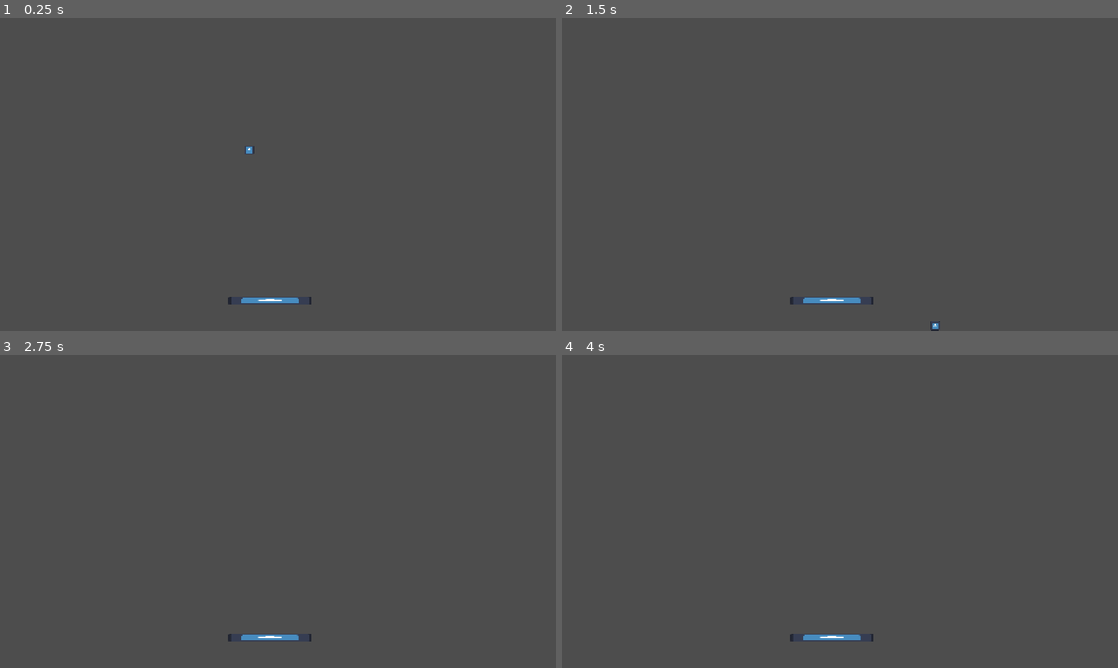
Above: before the commit, frames 1-4 (two rows, left to right).
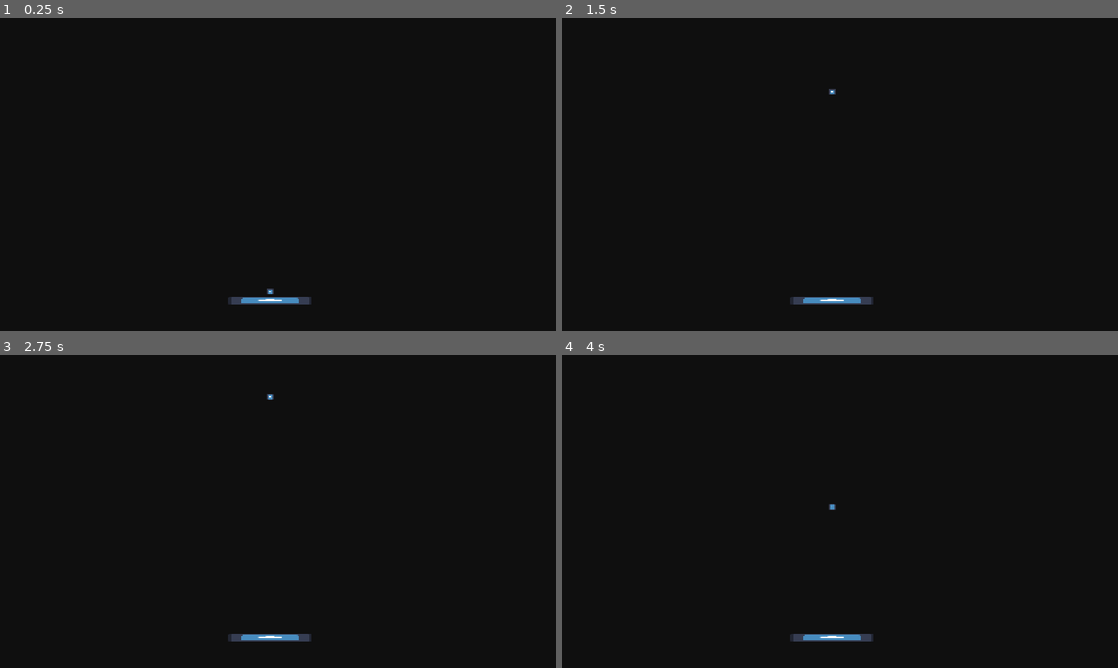
Above: after the commit, the same moments.

Repository: Saphrant/20-games_02-BrickBreaker
Game: Godot game, scene res://Scenes/main.tscn
Two runs of this game, one before a commit and one after it. Both use one fixed random seed, a clock stepped at 60 frames per second and the inputs below. The engine's default icon, where the game draws it, is replaced by a stand-in: a white triangle on a blue panel in a dark square.
Inputs:
- Up to frame 1 (0.25 s): no input
- Up to frame 2 (1.5 s): tap Enter (ui_accept) at 0.5, 0.6, 0.77, 1.07, 1.35 s; hold Right (ui_right) from 0.53 s (still down)
- Up to frame 3 (2.75 s): tap Enter (ui_accept) at 1.52, 1.82, 2.1 s; release Right (ui_right) at 2.03 s; hold Left (ui_left) from 2.03 s (still down)
- Up to frame 4 (4 s): release Left (ui_left) at 2.78 s; hold Right (ui_right) from 2.78 s (still down); tap Enter (ui_accept) at 2.85, 3.02, 3.32, 3.6, 3.77 s

The runs differ from the first frame. In frame 1, 100% of the frame differs, in the area x 0-100%, y 0-100%; in frame 2, 100%; in frame 3, 100%; in frame 4, 100%.

Commit message:
Ball physics

Diff:
--- a/20-games-brick-breaker/Scenes/ball.tscn
+++ b/20-games-brick-breaker/Scenes/ball.tscn
@@ -4,14 +4,15 @@
 [ext_resource type="Script" uid="uid://f0r7lmfentir" path="res://Scripts/ball.gd" id="1_ij5cq"]
 
 [sub_resource type="CircleShape2D" id="CircleShape2D_25osk"]
-radius = 13.038404
 
 [node name="Ball" type="CharacterBody2D" groups=["ball"]]
 collision_layer = 2
+collision_mask = 5
+motion_mode = 1
 script = ExtResource("1_ij5cq")
 
 [node name="Sprite2D" type="Sprite2D" parent="."]
-scale = Vector2(0.171875, 0.17187499)
+scale = Vector2(0.109375, 0.109374985)
 texture = ExtResource("1_d60mj")
 
 [node name="CollisionShape2D" type="CollisionShape2D" parent="."]
--- a/20-games-brick-breaker/Scenes/main.tscn
+++ b/20-games-brick-breaker/Scenes/main.tscn
@@ -1,7 +1,8 @@
-[gd_scene load_steps=9 format=3 uid="uid://r3qaq0xw4lkb"]
+[gd_scene load_steps=10 format=3 uid="uid://r3qaq0xw4lkb"]
 
 [ext_resource type="PackedScene" uid="uid://dt0s2iik56qnd" path="res://Scenes/background_root.tscn" id="1_jjgbg"]
 [ext_resource type="Script" uid="uid://4y76j4idrhxi" path="res://Scripts/death_floor.gd" id="1_jjvhh"]
+[ext_resource type="Script" uid="uid://cgqgy7uqhnb8d" path="res://Scripts/main.gd" id="1_kry3j"]
 [ext_resource type="PackedScene" uid="uid://dxfqkrcg13hqu" path="res://Scenes/player.tscn" id="2_bo1nx"]
 [ext_resource type="PackedScene" uid="uid://cmlffrvt6u5ri" path="res://Scenes/ball.tscn" id="4_jjvhh"]
 
@@ -19,26 +20,36 @@
 size = Vector2(1252, 59)
 
 [node name="Main" type="Node2D"]
+script = ExtResource("1_kry3j")
+ball_scene = ExtResource("4_jjvhh")
 
 [node name="Walls" type="Node" parent="."]
 
 [node name="Ceiling" type="StaticBody2D" parent="Walls"]
+collision_layer = 4
+collision_mask = 3
 
 [node name="CollisionShape2D" type="CollisionShape2D" parent="Walls/Ceiling"]
 position = Vector2(966, 0)
 shape = SubResource("WorldBoundaryShape2D_8gbba")
 
 [node name="LeftWall" type="StaticBody2D" parent="Walls"]
+collision_layer = 4
+collision_mask = 3
+constant_linear_velocity = Vector2(1, 0)
 
 [node name="CollisionShape2D" type="CollisionShape2D" parent="Walls/LeftWall"]
 shape = SubResource("WorldBoundaryShape2D_jjvhh")
 
 [node name="RightWall" type="StaticBody2D" parent="Walls"]
+collision_layer = 4
+collision_mask = 3
 
 [node name="CollisionShape2D" type="CollisionShape2D" parent="Walls/RightWall"]
 shape = SubResource("WorldBoundaryShape2D_kry3j")
 
 [node name="floor" type="Area2D" parent="Walls"]
+collision_layer = 4
 collision_mask = 2
 script = ExtResource("1_jjvhh")
 
@@ -48,7 +59,6 @@
 
 [node name="BGLayer" type="CanvasLayer" parent="."]
 layer = -2
-visible = false
 follow_viewport_enabled = true
 
 [node name="BackgroundRoot" parent="BGLayer" instance=ExtResource("1_jjgbg")]
@@ -56,7 +66,6 @@
 [node name="Player" parent="." instance=ExtResource("2_bo1nx")]
 position = Vector2(622, 650)
 
-[node name="Ball" parent="." instance=ExtResource("4_jjvhh")]
-position = Vector2(574, 275)
+[node name="Balls" type="Node" parent="."]
 
 [connection signal="body_entered" from="Walls/floor" to="Walls/floor" method="_on_body_entered"]
--- a/20-games-brick-breaker/Scenes/player.tscn
+++ b/20-games-brick-breaker/Scenes/player.tscn
@@ -6,9 +6,9 @@
 [sub_resource type="CapsuleShape2D" id="CapsuleShape2D_cvnsp"]
 height = 195.0
 
-[node name="Player" type="CharacterBody2D"]
+[node name="Player" type="CharacterBody2D" groups=["paddle"]]
 disable_mode = 1
-collision_mask = 2
+collision_mask = 4
 slide_on_ceiling = false
 floor_constant_speed = true
 script = ExtResource("1_cvnsp")
@@ -17,6 +17,10 @@
 scale = Vector2(1.5, 0.15)
 texture = ExtResource("1_v0iea")
 
-[node name="CollisionShape2D" type="CollisionShape2D" parent="."]
+[node name="CollisionShape" type="CollisionShape2D" parent="."]
 rotation = -1.5707964
 shape = SubResource("CapsuleShape2D_cvnsp")
+
+[node name="BallSpawnPoint" type="Marker2D" parent="."]
+unique_name_in_owner = true
+position = Vector2(0, -20)
--- /dev/null
+++ b/20-games-brick-breaker/Scripts/Global.gd
@@ -0,0 +1,4 @@
+extends Node
+
+var player_score = 0
+var player_node = null
--- a/20-games-brick-breaker/Scripts/ball.gd
+++ b/20-games-brick-breaker/Scripts/ball.gd
@@ -1,25 +1,41 @@
 extends CharacterBody2D
 
 
-const SPEED = 300.0
-const JUMP_VELOCITY = -400.0
+var initial_ball_velocity := 800.0
+var current_ball_velocity : float
 
+var is_in_air := false
 
-func _physics_process(delta: float) -> void:
-	# Add the gravity.
-	if not is_on_floor():
-		velocity += get_gravity() * delta
+func _ready() -> void:
+	current_ball_velocity = initial_ball_velocity
+
+func _physics_process(_delta: float) -> void:
+	if not is_in_air:
+		global_position.x = get_tree().get_first_node_in_group("paddle").global_position.x
 
 	# Handle jump.
-	if Input.is_action_just_pressed("ui_accept") and is_on_floor():
-		velocity.y = JUMP_VELOCITY
-
-	# Get the input direction and handle the movement/deceleration.
-	# As good practice, you should replace UI actions with custom gameplay actions.
-	var direction := Input.get_axis("ui_left", "ui_right")
-	if direction:
-		velocity.x = direction * SPEED
-	else:
-		velocity.x = move_toward(velocity.x, 0, SPEED)
+	if Input.is_action_just_pressed("ui_accept") and not is_in_air:
+		velocity.y = -initial_ball_velocity
+		is_in_air = true
 
 	move_and_slide()
+
+	if get_slide_collision_count() > 0 and is_in_air:
+		var collision := get_slide_collision(0)
+		var collider := collision.get_collider()
+		var normal := collision.get_normal()
+
+		if collision.get_collider().is_in_group("paddle"):
+			var shape_width = collider.get_node("CollisionShape").shape.height
+			var shape_half_width = shape_width/2
+			var shape_offset_x = global_position.x - collider.global_position.x
+			var influence_x = clamp(shape_offset_x / shape_half_width, -1.0, 1.0)
+			var bounce_vector = Vector2(influence_x, -1.0).normalized()
+			velocity = bounce_vector * current_ball_velocity
+		elif collision.get_collider().is_in_group("brick"):
+			velocity = velocity.bounce(normal)
+			velocity = velocity * 1.0125
+		else:
+			velocity = velocity.bounce(normal)
+		current_ball_velocity = velocity.length()
+		print(velocity)
--- /dev/null
+++ b/20-games-brick-breaker/Scripts/main.gd
@@ -0,0 +1,23 @@
+extends Node2D
+
+@onready var player: CharacterBody2D = $Player
+@onready var ball_parent: Node = $Balls
+
+@export var ball_scene : PackedScene
+
+# Called when the node enters the scene tree for the first time.
+func _ready() -> void:
+	_spawn_ball()
+
+
+# Called every frame. 'delta' is the elapsed time since the previous frame.
+func _process(delta: float) -> void:
+	pass
+
+func _spawn_ball() -> void:
+	var new_ball = ball_scene.instantiate()
+	var spawn_pos = player.ball_spawn_point
+
+	new_ball.global_position = spawn_pos.global_position
+
+	ball_parent.add_child(new_ball)
--- a/20-games-brick-breaker/Scripts/player.gd
+++ b/20-games-brick-breaker/Scripts/player.gd
@@ -1,13 +1,16 @@
 extends CharacterBody2D
 
-@export var max_speed := 800.0
-@export var acceleration := 8000.0
-@export var deceleration := 6000.0
+@onready var ball_spawn_point: Marker2D = %BallSpawnPoint
+
+
+@export var max_speed := 900.0
+@export var acceleration := 10000.0
+@export var deceleration := 5000.0
 
 
 # Called when the node enters the scene tree for the first time.
 func _ready() -> void:
-	pass # Replace with function body.
+	Global.player_node = self #Loads self into global
 
 
 # Called every frame. 'delta' is the elapsed time since the previous frame.
@@ -21,6 +24,4 @@
 	else:
 		velocity = velocity.move_toward(Vector2.ZERO, deceleration * delta)
 
-	global_position.y = 650
-
 	move_and_slide()
--- a/20-games-brick-breaker/project.godot
+++ b/20-games-brick-breaker/project.godot
@@ -14,6 +14,10 @@
 run/main_scene="uid://r3qaq0xw4lkb"
 config/features=PackedStringArray("4.5", "GL Compatibility")
 config/icon="res://icon.svg"
+
+[autoload]
+
+Global="*res://Scripts/Global.gd"
 
 [display]
 
Not shown, added: 20-games-brick-breaker/Scripts/Global.gd.uid
Not shown, added: 20-games-brick-breaker/Scripts/main.gd.uid
